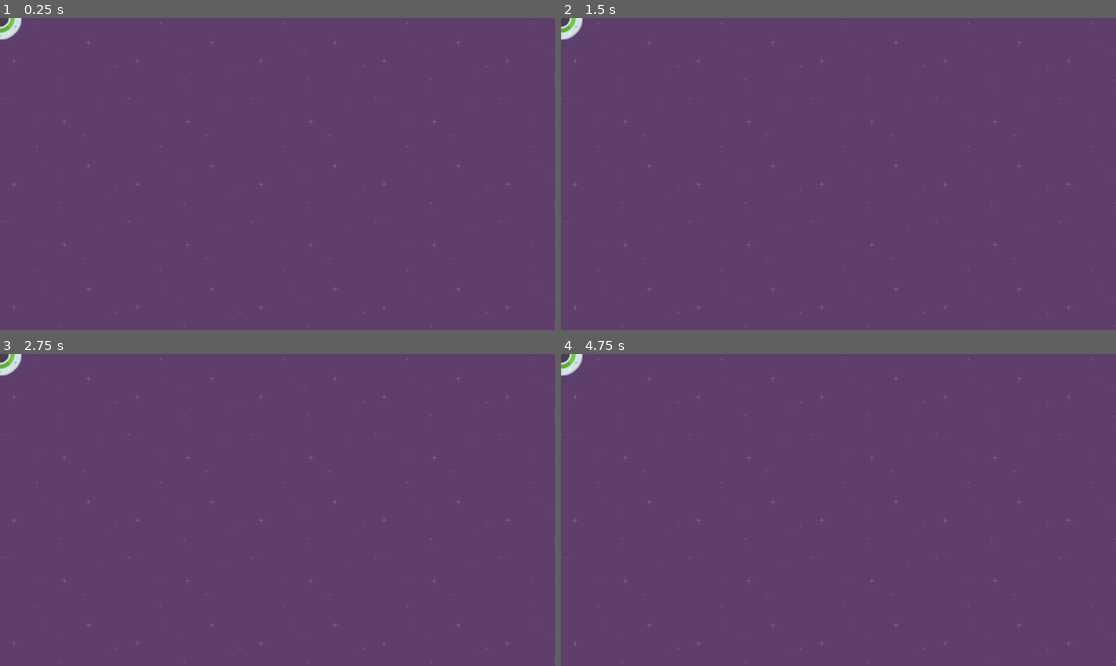
Above: before the commit, frames 1-4 (two rows, left to right).
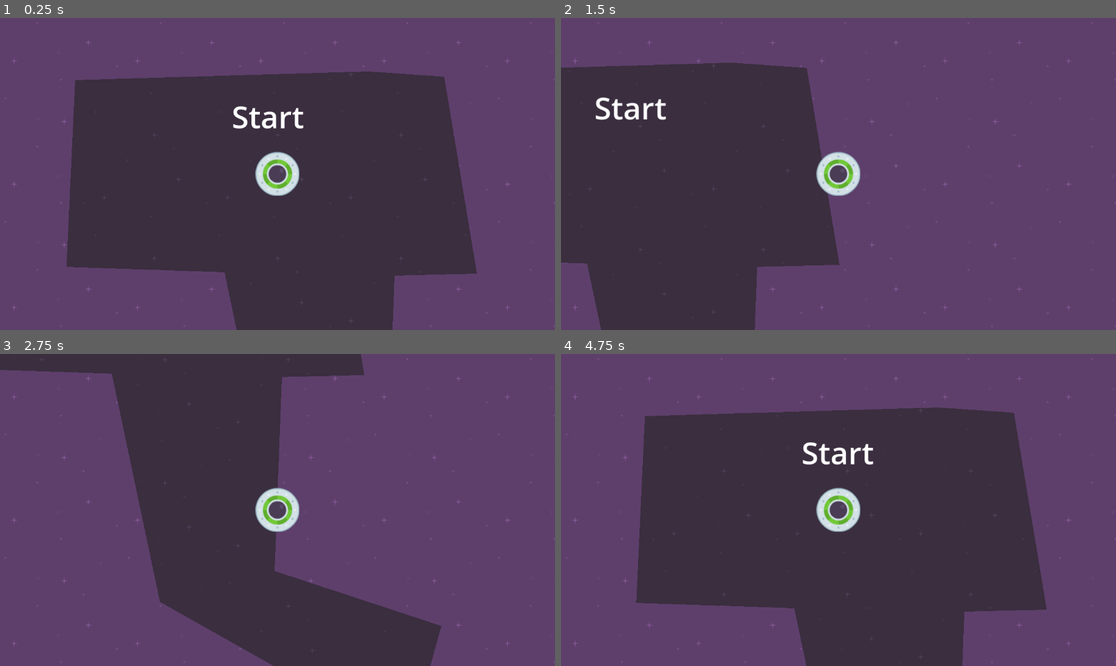
Above: after the commit, the same moments.

Repository: andro98/SpeedySaucer
Game: Godot game, scene res://Scenes/level_1.tscn
The game is run twice, just before and just after one commit, with the same random seed, the same clock (stepped at 60 frames per second) and the same inputs.
Inputs:
- Up to frame 1 (0.25 s): no input
- Up to frame 2 (1.5 s): tap Enter at 0.5 s; hold Right (move_right, bound only after the commit) 0.53-1.28 s; tap Tab at 0.6 s; hold Down (move_down, bound only after the commit) from 1.28 s (still down); tap Backspace at 1.35 s
- Up to frame 3 (2.75 s): release Down (move_down, bound only after the commit) at 2.03 s; hold Right (move_right, bound only after the commit) from 2.03 s (still down); tap Tab at 2.1 s
- Up to frame 4 (4.75 s): release Right (move_right, bound only after the commit) at 2.78 s; hold W (move_up, bound only after the commit) 2.78-3.53 s; tap Backspace at 2.85, 4.35 s; hold Left (move_left, bound only after the commit) from 3.53 s (still down); tap Tab at 3.6 s

The runs differ from the first frame. In frame 1, 50% of the frame differs, in the area x 0-86%, y 0-100%; in frame 2, 37%; in frame 3, 32%; in frame 4, 50%, in the area x 0-88%, y 0-100%.

Commit message:
Finish Section

Diff:
--- a/Scenes/level_1.tscn
+++ b/Scenes/level_1.tscn
@@ -1,14 +1,52 @@
-[gd_scene load_steps=3 format=3 uid="uid://bseijhbqqtl3d"]
+[gd_scene load_steps=6 format=3 uid="uid://bseijhbqqtl3d"]
 
+[ext_resource type="Script" path="res://Scripts/level_1.gd" id="1_rg53y"]
 [ext_resource type="Texture2D" uid="uid://dvb8xubib2o1k" path="res://Assets/purple.png" id="1_v4wfk"]
 [ext_resource type="PackedScene" uid="uid://lik83lbo5qtm" path="res://player.tscn" id="2_rs7eb"]
+[ext_resource type="PackedScene" uid="uid://cte3ykmjqt3my" path="res://Scenes/maze.tscn" id="4_gtkpq"]
+
+[sub_resource type="LabelSettings" id="LabelSettings_1dqxt"]
+font_size = 64
 
 [node name="Level1" type="Node2D"]
+script = ExtResource("1_rg53y")
 
-[node name="TextureRect" type="TextureRect" parent="."]
-offset_right = 1152.0
-offset_bottom = 648.0
+[node name="CanvasLayer" type="CanvasLayer" parent="."]
+layer = -10
+
+[node name="TextureRect" type="TextureRect" parent="CanvasLayer"]
+anchors_preset = 15
+anchor_right = 1.0
+anchor_bottom = 1.0
+grow_horizontal = 2
+grow_vertical = 2
 texture = ExtResource("1_v4wfk")
 stretch_mode = 1
 
 [node name="Player" parent="." instance=ExtResource("2_rs7eb")]
+z_index = 1
+position = Vector2(560, 267)
+
+[node name="Maze" parent="." instance=ExtResource("4_gtkpq")]
+z_index = -50
+position = Vector2(683, 483)
+
+[node name="StartLabel" type="Label" parent="."]
+z_index = -25
+offset_left = 465.0
+offset_top = 103.0
+offset_right = 615.0
+offset_bottom = 191.0
+text = "Start"
+label_settings = SubResource("LabelSettings_1dqxt")
+
+[node name="EndLabel" type="Label" parent="."]
+z_index = -25
+offset_left = 3062.0
+offset_top = -321.0
+offset_right = 3212.0
+offset_bottom = -233.0
+text = "End"
+label_settings = SubResource("LabelSettings_1dqxt")
+
+[connection signal="body_exited" from="Maze" to="." method="_on_maze_body_exited"]
--- /dev/null
+++ b/Scenes/maze.tscn
@@ -0,0 +1,13 @@
+[gd_scene load_steps=2 format=3 uid="uid://cte3ykmjqt3my"]
+
+[ext_resource type="Texture2D" uid="uid://c60a8xegqptap" path="res://Assets/darkPurple.png" id="1_3avmf"]
+
+[node name="Maze" type="Area2D"]
+
+[node name="CollisionPolygon2D" type="CollisionPolygon2D" parent="."]
+polygon = PackedVector2Array(-233, -12, -561, -23, -543, -411, 66, -429, 223, -418, 291, -9, 120, -5, 105, 398, 451, 512, 373, 797, 829, 1100, 1178, 1050, 1346, 786, 1118, 608, 1100, 369, 1371, 216, 1524, 45, 1371, -130, 1146, -290, 1431, -411, 1706, -508, 1616, -668, 1695, -796, 1983, -825, 2493, -871, 2554, -639, 2251, -618, 2051, -511, 2190, -411, 2411, -215, 2194, -101, 1930, -447, 1574, -272, 1802, 9, 1738, 266, 1477, 529, 1638, 740, 1659, 954, 1488, 1107, 1189, 1285, 619, 1342, 230, 964, 113, 800, 202, 651, -133, 462)
+
+[node name="Polygon2D" type="Polygon2D" parent="."]
+texture_repeat = 2
+texture = ExtResource("1_3avmf")
+polygon = PackedVector2Array(-233, -12, -561, -23, -543, -411, 66, -429, 223, -418, 291, -9, 120, -5, 105, 398, 451, 512, 373, 797, 829, 1100, 1178, 1050, 1346, 786, 1118, 608, 1100, 369, 1371, 216, 1524, 45, 1371, -130, 1146, -290, 1431, -411, 1706, -508, 1616, -668, 1695, -796, 1983, -825, 2493, -871, 2554, -639, 2251, -618, 2051, -511, 2190, -411, 2411, -215, 2194, -101, 1930, -447, 1574, -272, 1802, 9, 1738, 266, 1477, 529, 1638, 740, 1659, 954, 1488, 1107, 1189, 1285, 619, 1342, 230, 964, 113, 800, 202, 651, -133, 462)
--- /dev/null
+++ b/Scripts/level_1.gd
@@ -0,0 +1,10 @@
+extends Node2D
+
+
+# Called when the node enters the scene tree for the first time.
+func _ready():
+	print("Welcome to the game")
+
+func _on_maze_body_exited(body):
+	# Restart Level
+	get_tree().reload_current_scene()
--- /dev/null
+++ b/Scripts/player.gd
@@ -0,0 +1,13 @@
+extends RigidBody2D
+
+@export var playerSpeed = 1000.0
+
+func _physics_process(delta):
+	if Input.is_action_pressed("move_right"):
+		apply_force(Vector2.RIGHT * playerSpeed)
+	if Input.is_action_pressed("move_left"):
+		apply_force(Vector2.LEFT * playerSpeed)
+	if Input.is_action_pressed("move_up"):
+		apply_force(Vector2.UP * playerSpeed)
+	if Input.is_action_pressed("move_down"):
+		apply_force(Vector2.DOWN * playerSpeed)
--- a/player.tscn
+++ b/player.tscn
@@ -1,15 +1,19 @@
-[gd_scene load_steps=3 format=3 uid="uid://lik83lbo5qtm"]
+[gd_scene load_steps=4 format=3 uid="uid://lik83lbo5qtm"]
 
 [ext_resource type="Texture2D" uid="uid://bftcpj8pabm3o" path="res://Assets/ufoGreen.png" id="1_0h7rr"]
+[ext_resource type="Script" path="res://Scripts/player.gd" id="1_ihx6u"]
 
 [sub_resource type="CircleShape2D" id="CircleShape2D_2yhnq"]
-radius = 46.0
+radius = 20.025
 
 [node name="Player" type="RigidBody2D"]
 gravity_scale = 0.0
+script = ExtResource("1_ihx6u")
+
+[node name="CollisionShape2D" type="CollisionShape2D" parent="."]
+shape = SubResource("CircleShape2D_2yhnq")
 
 [node name="Sprite2D" type="Sprite2D" parent="."]
 texture = ExtResource("1_0h7rr")
 
-[node name="CollisionShape2D" type="CollisionShape2D" parent="."]
-shape = SubResource("CircleShape2D_2yhnq")
+[node name="Camera2D" type="Camera2D" parent="."]
--- a/project.godot
+++ b/project.godot
@@ -14,3 +14,30 @@
 run/main_scene="res://Scenes/level_1.tscn"
 config/features=PackedStringArray("4.2", "Forward Plus")
 config/icon="res://icon.svg"
+
+[input]
+
+move_right={
+"deadzone": 0.5,
+"events": [Object(InputEventKey,"resource_local_to_scene":false,"resource_name":"","device":0,"window_id":0,"alt_pressed":false,"shift_pressed":false,"ctrl_pressed":false,"meta_pressed":false,"pressed":false,"keycode":0,"physical_keycode":4194321,"key_label":0,"unicode":0,"echo":false,"script":null)
+, Object(InputEventKey,"resource_local_to_scene":false,"resource_name":"","device":-1,"window_id":0,"alt_pressed":false,"shift_pressed":false,"ctrl_pressed":false,"meta_pressed":false,"pressed":false,"keycode":0,"physical_keycode":68,"key_label":0,"unicode":68,"echo":false,"script":null)
+]
+}
+move_left={
+"deadzone": 0.5,
+"events": [Object(InputEventKey,"resource_local_to_scene":false,"resource_name":"","device":-1,"window_id":0,"alt_pressed":false,"shift_pressed":false,"ctrl_pressed":false,"meta_pressed":false,"pressed":false,"keycode":0,"physical_keycode":4194319,"key_label":0,"unicode":0,"echo":false,"script":null)
+, Object(InputEventKey,"resource_local_to_scene":false,"resource_name":"","device":-1,"window_id":0,"alt_pressed":false,"shift_pressed":false,"ctrl_pressed":false,"meta_pressed":false,"pressed":false,"keycode":0,"physical_keycode":65,"key_label":0,"unicode":97,"echo":false,"script":null)
+]
+}
+move_up={
+"deadzone": 0.5,
+"events": [Object(InputEventKey,"resource_local_to_scene":false,"resource_name":"","device":-1,"window_id":0,"alt_pressed":false,"shift_pressed":false,"ctrl_pressed":false,"meta_pressed":false,"pressed":false,"keycode":0,"physical_keycode":87,"key_label":0,"unicode":119,"echo":false,"script":null)
+, Object(InputEventKey,"resource_local_to_scene":false,"resource_name":"","device":-1,"window_id":0,"alt_pressed":false,"shift_pressed":false,"ctrl_pressed":false,"meta_pressed":false,"pressed":false,"keycode":0,"physical_keycode":4194320,"key_label":0,"unicode":0,"echo":false,"script":null)
+]
+}
+move_down={
+"deadzone": 0.5,
+"events": [Object(InputEventKey,"resource_local_to_scene":false,"resource_name":"","device":-1,"window_id":0,"alt_pressed":false,"shift_pressed":false,"ctrl_pressed":false,"meta_pressed":false,"pressed":false,"keycode":0,"physical_keycode":4194322,"key_label":0,"unicode":0,"echo":false,"script":null)
+, Object(InputEventKey,"resource_local_to_scene":false,"resource_name":"","device":-1,"window_id":0,"alt_pressed":false,"shift_pressed":false,"ctrl_pressed":false,"meta_pressed":false,"pressed":false,"keycode":0,"physical_keycode":83,"key_label":0,"unicode":115,"echo":false,"script":null)
+]
+}
Not shown, added: addons/copilot/Copilot.gd
Not shown, added: addons/copilot/CopilotUI.tscn
Not shown, added: addons/copilot/LLM.gd
Not shown, added: addons/copilot/OpenAIChat.gd
Not shown, added: addons/copilot/OpenAICompletion.gd
Not shown, added: addons/copilot/Plugin.gd
Not shown, added: addons/copilot/large_icon.tres
Not shown, added: addons/copilot/plugin.cfg
Not shown, added: addons/copilot/small_icon.tres
